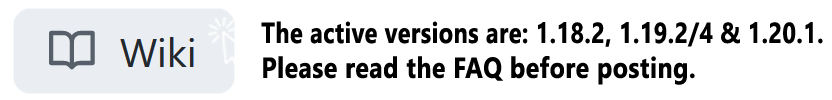
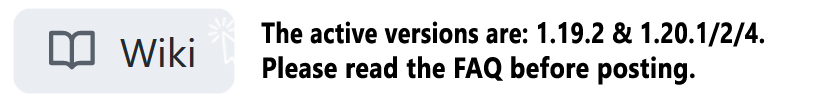
Revision of a layered 832 × 100 image; what changed, layer by layer:
renamed "The active versions are: 1.18.2, 1.19.2/4 & 1.20.1." to "The active versions are: 1.19.2 & 1.20.1/2/4.", painted on it over [389, 22, 823, 47]
